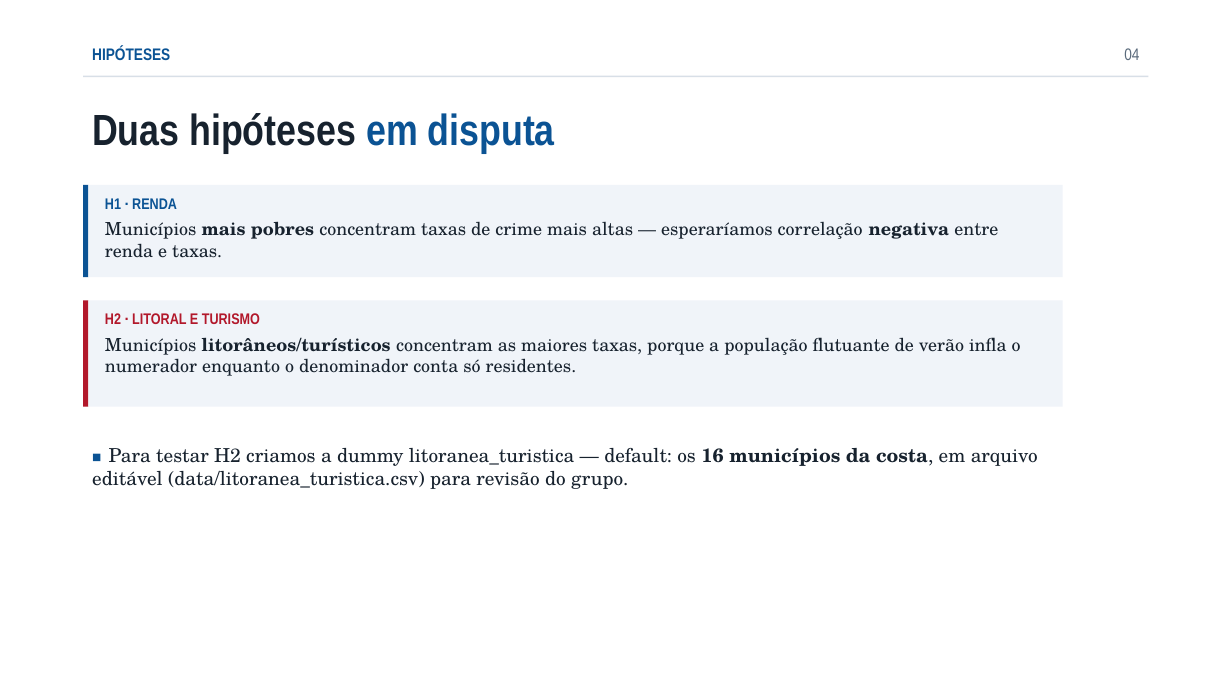
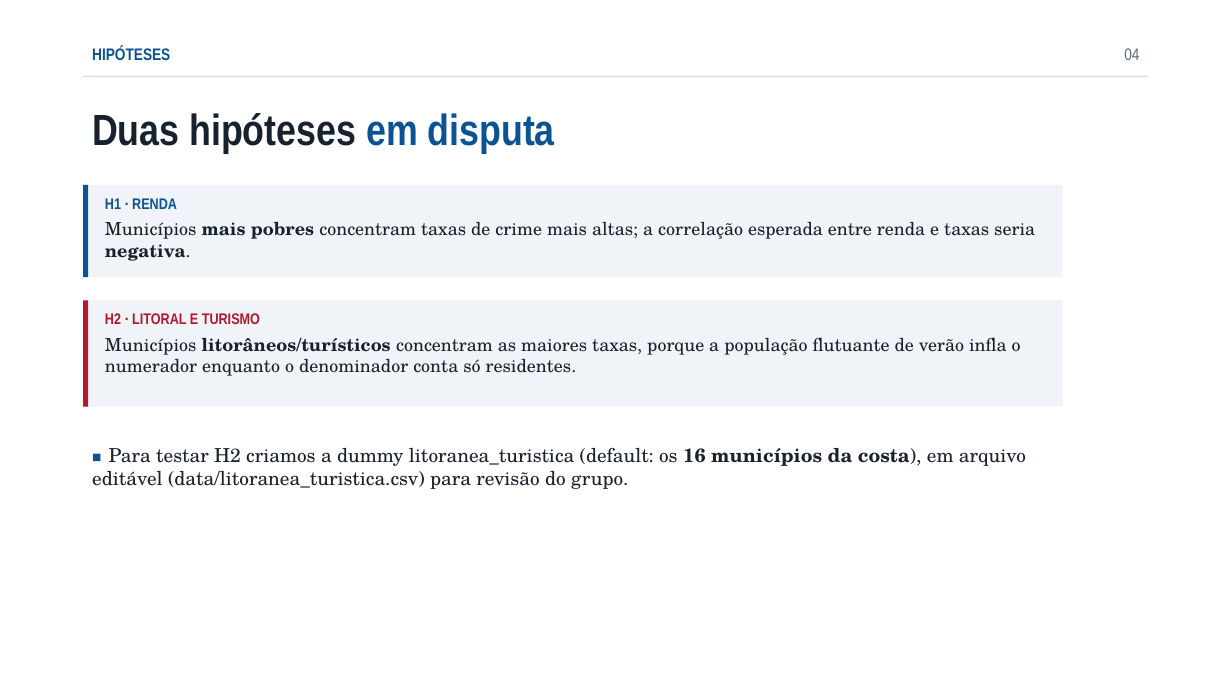
Before and after one commit to euusoujc/territory, a slide deck: slide 4 of slides/apresentacao.pptx. Drawn at 1232x693 pixels with LibreOffice and Linux fonts; fonts in the diff are those of the drawing. Boxes give left, top, right and bottom in pixels: in the first picture for what was removed or moved away, otherwise in the second. Text is boxed around its words. In the diff, an @@ line names an element or a change of style, - is before the commit and + after.

```diff
--- a/slides/apresentacao.pptx
+++ b/slides/apresentacao.pptx
@@ text in rectangle at <box>105,221,1035,261</box>: text changed @@
-Municípios mais pobres concentram taxas de crime mais altas — esperaríamos correlação negativa entre renda e taxas.
+Municípios mais pobres concentram taxas de crime mais altas; a correlação esperada entre renda e taxas seria negativa.
@@ text at <box>92,448,1026,489</box>: text changed @@
-■ Para testar H2 criamos a dummy litoranea_turistica — default: os 16 municípios da costa, em arquivo editável (data/litoranea_turistica.csv) para revisão do grupo.
+■ Para testar H2 criamos a dummy litoranea_turistica (default: os 16 municípios da costa), em arquivo editável (data/litoranea_turistica.csv) para revisão do grupo.
```
Also in this commit, not shown: 9 other slides changed, 1 slide added, 25 other files.
